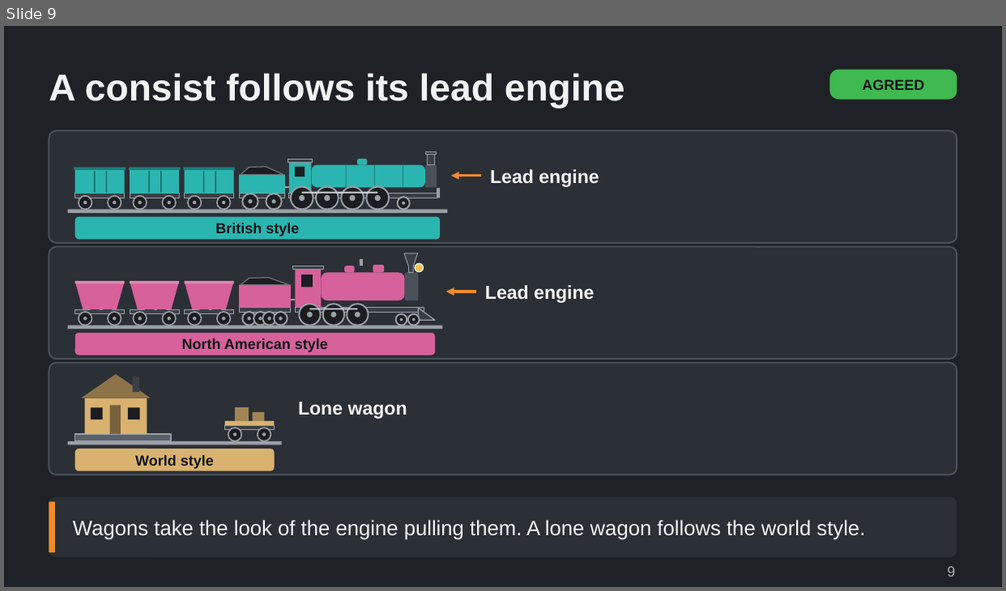
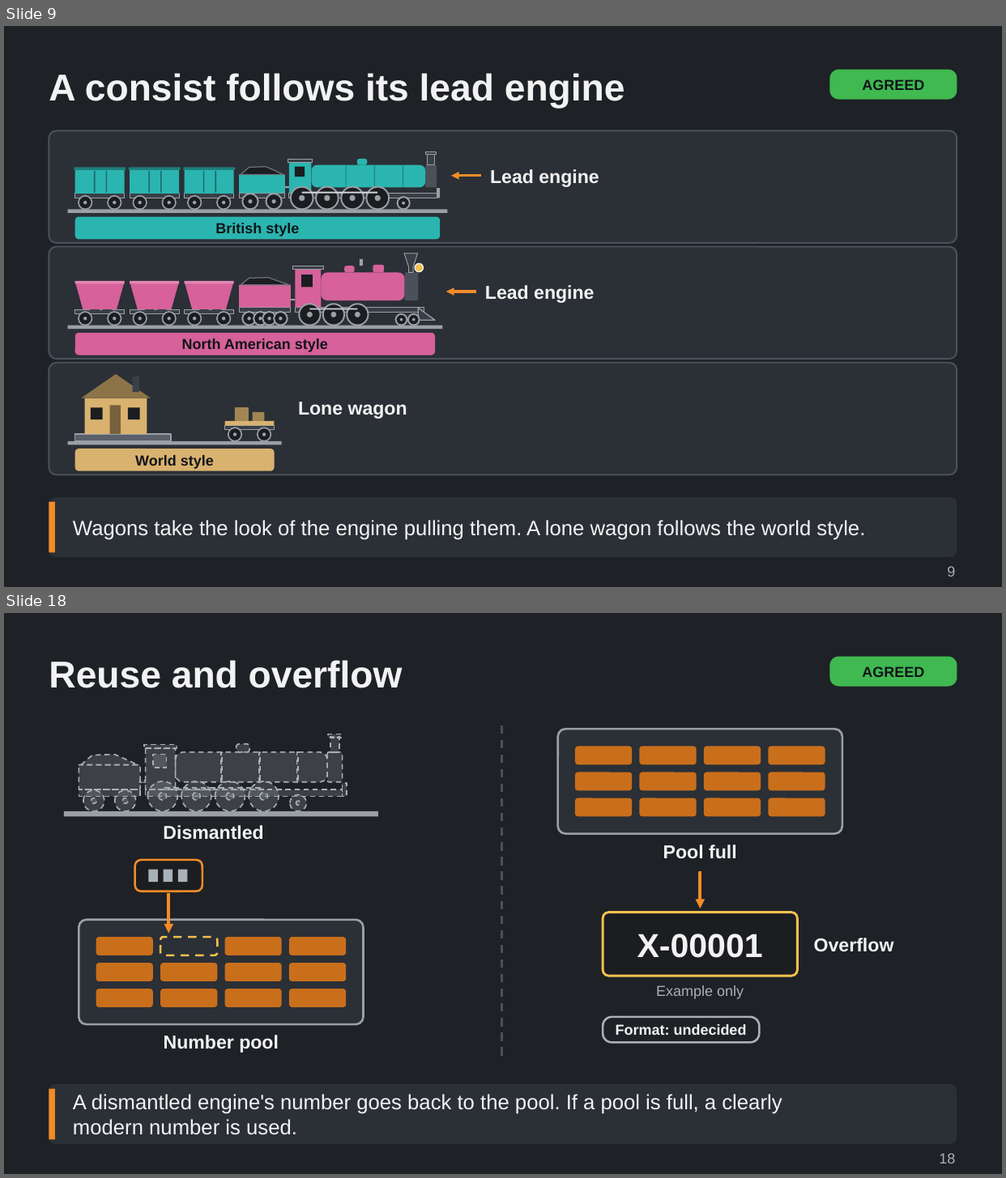
Before and after one commit to Tarenkookoo/Satisfactory---Early-Locomotion, a slide deck: Reporting/Claude Presents/Deck5_Regions_Numbers/Regions_Numbers_and_Fleet_Identity_Explained.pptx. Shown one above the other, each under a label of ours: slide 9 before the commit, slides 9 and 18 after it; the slides between them are not shown. The pictures are 1006x591 and 1006x1178 pixels, drawn with LibreOffice and Linux fonts; fonts in the diff are those of the drawing. Boxes give left, top, right and bottom in pixels: in the first picture for what was removed or moved away, otherwise in the second. Text is boxed around its words. In the diff, an @@ line names an element or a change of style, - is before the commit and + after.

```diff
--- a/Reporting/Claude Presents/Deck5_Regions_Numbers/Regions_Numbers_and_Fleet_Identity_Explained.pptx
+++ b/Reporting/Claude Presents/Deck5_Regions_Numbers/Regions_Numbers_and_Fleet_Identity_Explained.pptx
@@ slide 18 added at (4, 613, 1002, 1174), background #1E2126 @@
@@ title added at (49, 660, 403, 688), 36 pt, text #F2F2F2, bold @@
+Reuse and overflow
@@ rounded rectangle added at (829, 657, 957, 687), fill #3FB950, 14 pt, text #101418, bold @@
+AGREED
@@ group added at (64, 726, 894, 1059): 33 rounded rectangles, 16 rectangles, 14 ellipses, 5 texts, 2 arrows, 1 line, 1 freeform shape @@
+Dismantled
+Number pool
+Pool full
+X-00001
+Overflow
+Example only
@@ rounded rectangle added at (603, 1017, 760, 1043), outline #A9B0B8 2 pt, 14 pt, text #F2F2F2, bold @@
+Format: undecided
@@ rounded rectangle added at (49, 1084, 957, 1144), fill #2B2F36 @@
@@ rectangle added at (49, 1089, 55, 1140), fill #F28C28 @@
@@ text added at (73, 1094, 782, 1135), 20 pt, text #F2F2F2 @@
+A dismantled engine's number goes back to the pool. If a pool is full, a clearly modern number is used.
@@ text added at (939, 1153, 955, 1164), 14 pt, text #A9B0B8 @@
+18
```
Also in this commit, not shown: 8 other slides added, 3 other files.
